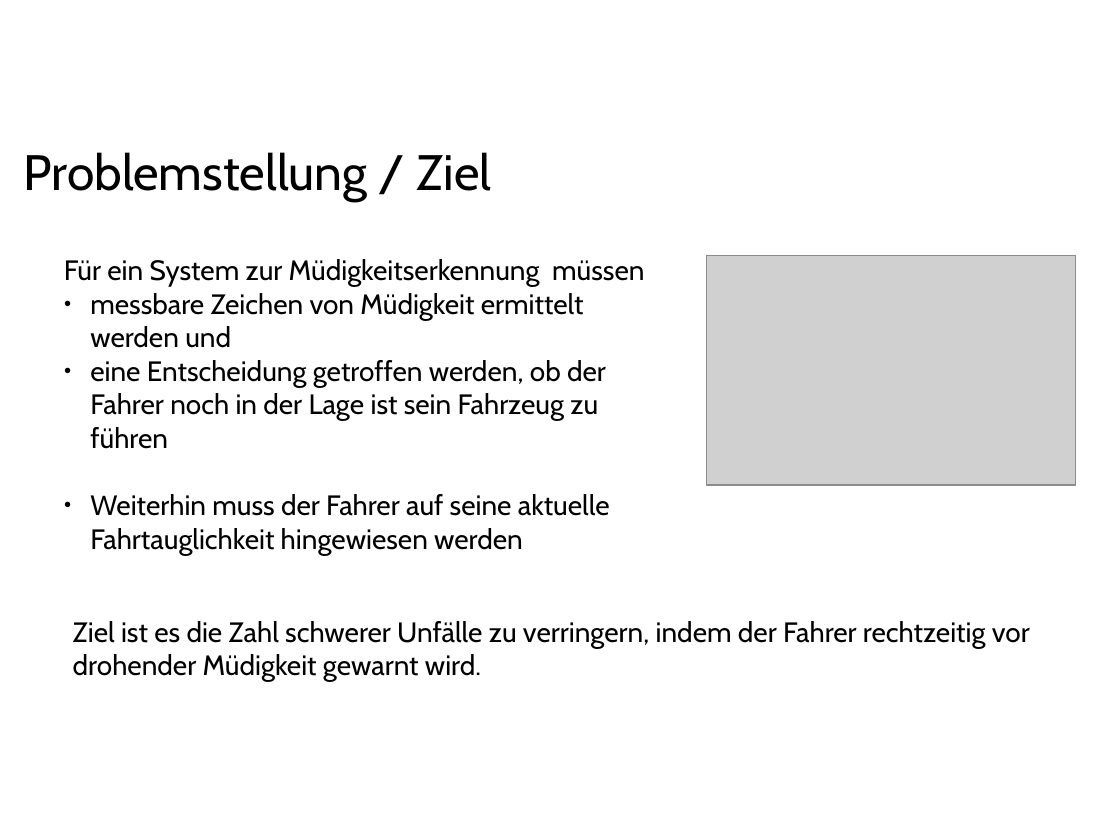
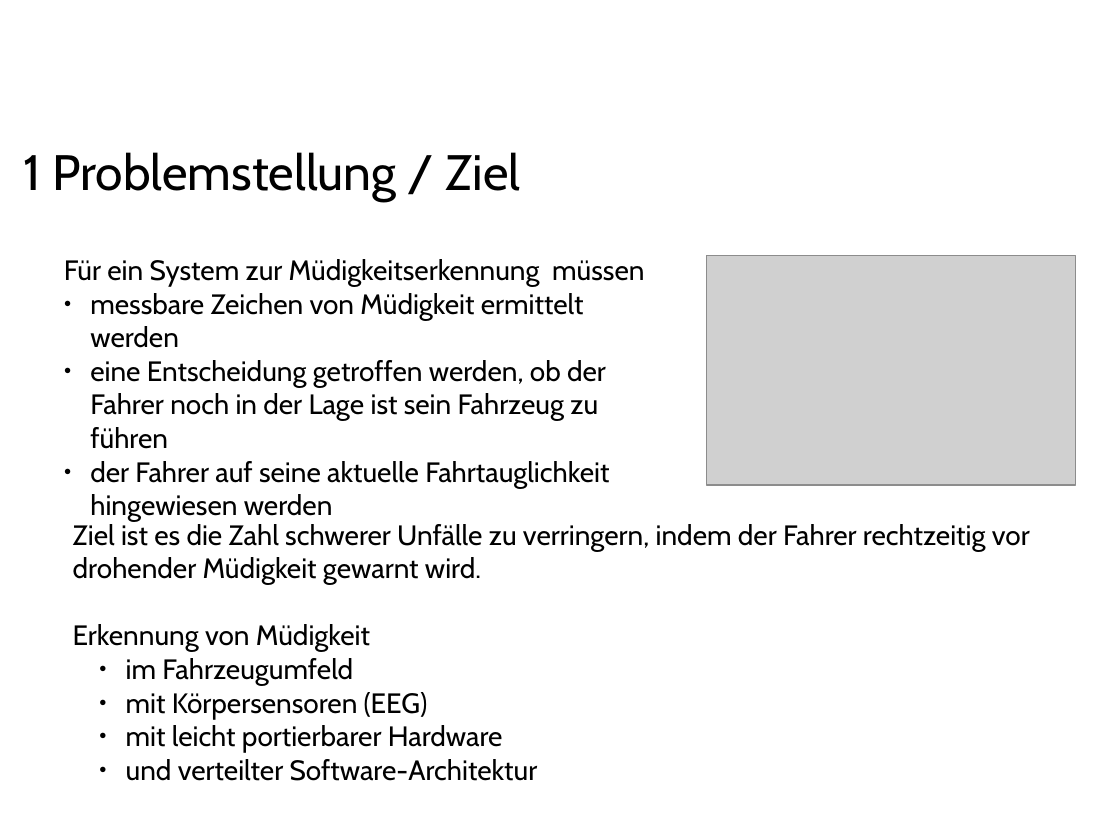
Before and after one commit to ppasler/current-adas, a slide deck: slide 3 of project/presentation/Praesentation_PoSDBoS_Pasler.odp. Drawn at 1120x840 pixels with LibreOffice and Linux fonts; fonts in the diff are those of the drawing; grey boxes stand for pictures; background and template pictures are left out. Boxes give left, top, right and bottom in pixels: in the first picture for what was removed or moved away, otherwise in the second. Text is boxed around its words. In the diff, an @@ line names an element or a change of style, - is before the commit and + after.

```diff
--- a/project/presentation/Praesentation_PoSDBoS_Pasler.odp
+++ b/project/presentation/Praesentation_PoSDBoS_Pasler.odp
@@ text at [24,152,520,200]: text changed @@
-Problemstellung / Ziel
+1 Problemstellung / Ziel
@@ text at [90,293,584,348]: text changed @@
-● messbare Zeichen von Müdigkeit ermittelt werden und
+● messbare Zeichen von Müdigkeit ermittelt werden
@@ text at [90,461,609,522]: text changed @@
-● Weiterhin muss der Fahrer auf seine aktuelle Fahrtauglichkeit hingewiesen werden
+● der Fahrer auf seine aktuelle Fahrtauglichkeit hingewiesen werden
@@ text "Ziel ist es die Zahl ...": place and size @@
-text "Ziel ist es die Zahl ..." at [73,621,1030,682]
+text "Ziel ist es die Zahl ..." at [73,521,1030,781]
@@ text at [73,624,538,781]: paragraphs added @@
+Erkennung von Müdigkeit
+  ● im Fahrzeugumfeld
+  ● mit Körpersensoren (EEG)
+  ● mit leicht portierbarer Hardware
+  ● und verteilter Software-Architektur
```
Also in this commit, not shown: 10 other slides changed, 8 slides added, 1 slide removed, 11 other files.
